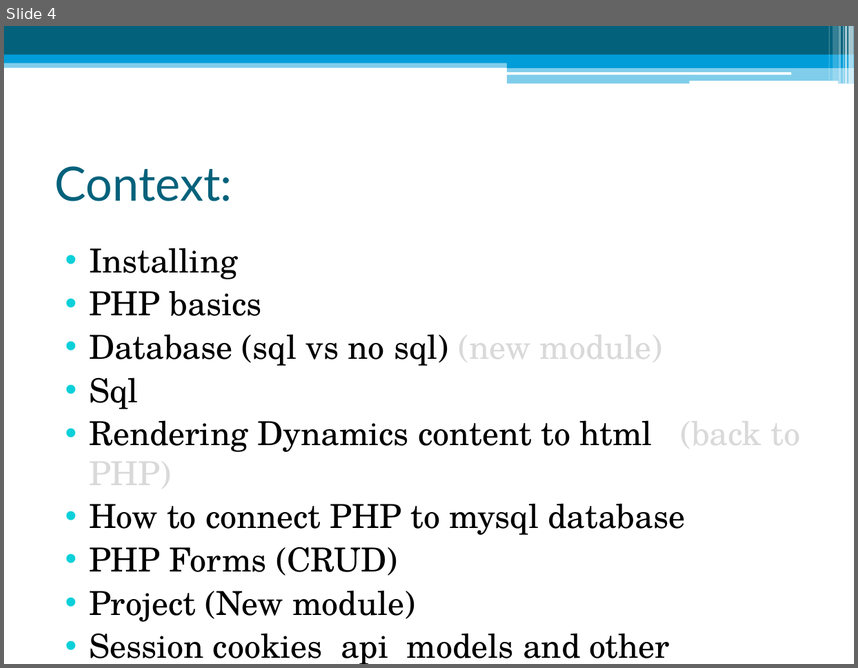
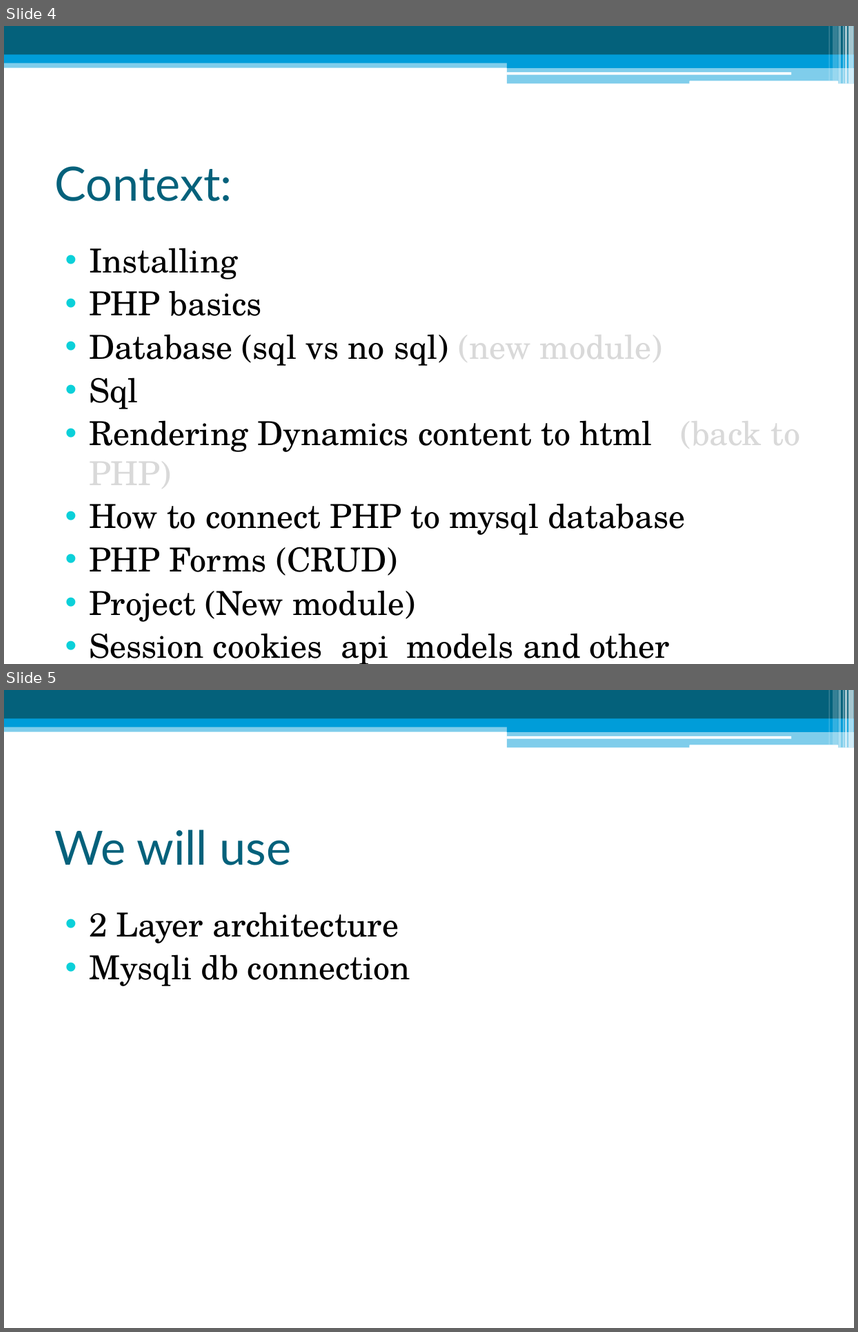
Before and after one commit to Prasundas99/Web-Development-Traning, a slide deck: 07.PHP/1. Intro to Backend/intro to PHP.pptx. Shown one above the other, each under a label of ours: slide 4 before the commit, slides 4 and 5 after it. The pictures are 858x668 and 858x1332 pixels, drawn with LibreOffice and Linux fonts; fonts in the diff are those of the drawing. Boxes give left, top, right and bottom in pixels: in the first picture for what was removed or moved away, otherwise in the second. Text is boxed around its words. In the diff, an @@ line names an element or a change of style, - is before the commit and + after.

```diff
--- a/07.PHP/1. Intro to Backend/intro to PHP.pptx
+++ b/07.PHP/1. Intro to Backend/intro to PHP.pptx
@@ slide 5 added at <box>4,690,854,1328</box>, background #FFFFFF; not listed: 13 template elements that a slide beside it also shows @@
@@ title added at <box>55,829,292,865</box>, 40 pt, text #04617B @@
+We will use
@@ text added at <box>89,911,410,986</box>, 28 pt, text #000000 @@
+• 2 Layer architecture
+• Mysqli db connection
```
Also in this commit, not shown: 1 other slide added, 5 other files.
